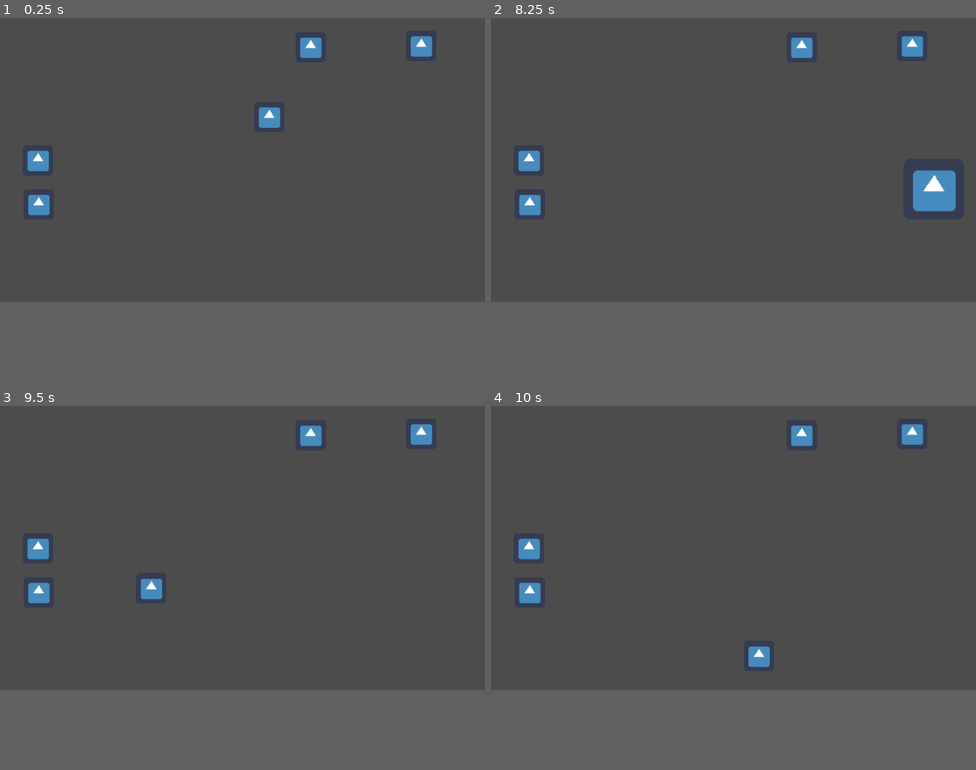
Above: before the commit, frames 1-4 (two rows, left to right).
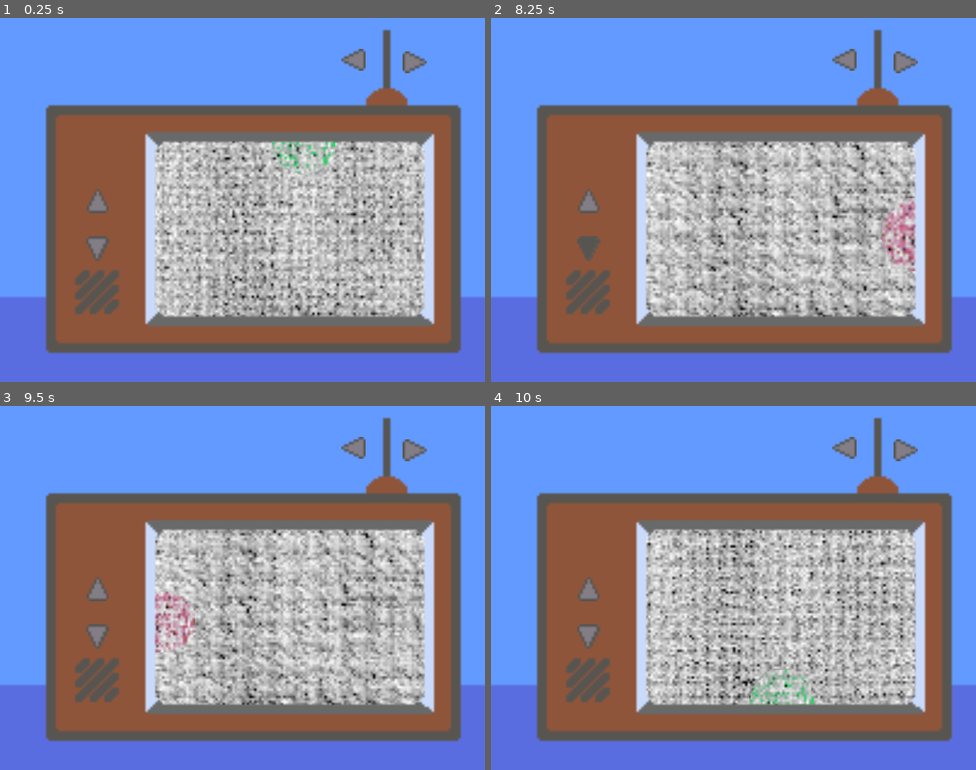
Above: after the commit, the same moments.

Repository: T4g1/gd-wildjam18
Game: Godot game, scene res://levels/puzzles/TVPuzzle.tscn
Two runs of this game, one before a commit and one after it. Both use one fixed random seed, a clock stepped at 60 frames per second and the inputs below. This scene is started directly instead of the project's main scene. The engine's default icon, where the game draws it, is replaced by a stand-in: a white triangle on a blue panel in a dark square.
Inputs:
- Up to frame 1 (0.25 s): no input
- Up to frame 2 (8.25 s): tap Enter (ui_accept) at 0.5, 0.77, 1.52, 3.02, 3.77, 4.52, 6.02, 6.77, 7.52 s; hold Right (ui_right) 0.53-1.28 s; hold E (interact) 0.53-1.28 s; hold Down (ui_down) 1.28-2.03 s; tap E (interact) every 1.5 s from 1.35 to 7.35 s; hold Right (ui_right) 2.03-2.78 s; hold E (interact) 2.03-2.78 s; hold Up (ui_up) 2.78-3.53 s; hold E (interact) 3.53-4.28 s; hold Left (ui_left) 3.53-5.03 s; hold Down (ui_down) 5.03-5.78 s; hold E (interact) 5.03-5.78 s; hold Right (ui_right) 5.78-6.53 s; hold Up (ui_up) 6.53-7.28 s; hold E (interact) 6.53-7.28 s; hold Right (ui_right) 7.28-8.03 s; hold Down (ui_down) from 8.03 s (still down); hold E (interact) from 8.03 s (still down)
- Up to frame 3 (9.5 s): release Down (ui_down) at 8.78 s; release E (interact) at 8.78 s; hold Left (ui_left) from 8.78 s (still down); tap E (interact) at 8.85 s; tap Enter (ui_accept) at 9.02 s
- Up to frame 4 (10 s): release Left (ui_left) at 9.53 s; hold Up (ui_up) from 9.53 s (still down); hold E (interact) from 9.53 s (still down); tap Enter (ui_accept) at 9.77 s
The window is 800x468 before the commit and 800x600 after it. Grey fills any space a smaller window leaves; there, only what the larger window draws over its background counts as a difference.

The runs differ from the first frame. In frame 1, 86% of the frame differs, in the area x 0-100%, y 0-93%; in frame 2, 86%; in frame 3, 86%; in frame 4, 86%.

Commit message:
[add] Assets for the puzzle

Diff:
--- a/assets/TVPuzzle_arrow_spriteframes.tres
+++ b/assets/TVPuzzle_arrow_spriteframes.tres
@@ -1,12 +1,11 @@
-[gd_resource type="SpriteFrames" load_steps=2 format=2]
+[gd_resource type="SpriteFrames" load_steps=3 format=2]
 
-[ext_resource path="res://assets/images/icon.png" type="Texture" id=1]
-
-
+[ext_resource path="res://assets/images/level1/button_pressed.png" type="Texture" id=1]
+[ext_resource path="res://assets/images/level1/button.png" type="Texture" id=2]
 
 [resource]
 animations = [ {
-"frames": [ ExtResource( 1 ) ],
+"frames": [ ExtResource( 2 ) ],
 "loop": true,
 "name": "default",
 "speed": 5.0
--- a/assets/TVPuzzle_clue_spriteframes.tres
+++ b/assets/TVPuzzle_clue_spriteframes.tres
@@ -1,12 +1,12 @@
-[gd_resource type="SpriteFrames" load_steps=2 format=2]
+[gd_resource type="SpriteFrames" load_steps=4 format=2]
 
-[ext_resource path="res://assets/images/icon.png" type="Texture" id=1]
-
-
+[ext_resource path="res://assets/images/level1/clue3.png" type="Texture" id=1]
+[ext_resource path="res://assets/images/level1/clue2.png" type="Texture" id=2]
+[ext_resource path="res://assets/images/level1/clue.png" type="Texture" id=3]
 
 [resource]
 animations = [ {
-"frames": [ ExtResource( 1 ) ],
+"frames": [ ExtResource( 3 ), ExtResource( 1 ), ExtResource( 2 ) ],
 "loop": true,
 "name": "default",
 "speed": 5.0
--- a/levels/puzzles/TVPuzzle.gd
+++ b/levels/puzzles/TVPuzzle.gd
@@ -19,6 +19,7 @@
 export (int, 0, 4) var initial_antenna = 0
 export (int, 0, 4) var initial_channel = 0
 export (int) var max_win_streak = 4
+export (float) var size_factor = 0.2
 
 var state = Vector2(0, 0)
 var correct_move = Vector2(0, 0)
@@ -134,7 +135,7 @@
 	Show a visual clue to the player
 	"""
 	clue.visible = true
-	clue.scale = Vector2(1, 1) + Vector2(1, 1) * win_streak
+	clue.scale = Vector2(1, 1) + Vector2(size_factor, size_factor) * win_streak
 
 
 func has_won() -> bool:
--- a/levels/puzzles/TVPuzzle.tscn
+++ b/levels/puzzles/TVPuzzle.tscn
@@ -1,50 +1,83 @@
-[gd_scene load_steps=4 format=2]
+[gd_scene load_steps=9 format=2]
 
 [ext_resource path="res://levels/puzzles/TVPuzzle.gd" type="Script" id=1]
 [ext_resource path="res://assets/TVPuzzle_clue_spriteframes.tres" type="SpriteFrames" id=2]
 [ext_resource path="res://assets/TVPuzzle_arrow_spriteframes.tres" type="SpriteFrames" id=3]
+[ext_resource path="res://assets/images/level1/tv.png" type="Texture" id=4]
+[ext_resource path="res://assets/images/level1/noise2.png" type="Texture" id=5]
+[ext_resource path="res://assets/images/level1/noise1.png" type="Texture" id=6]
+[ext_resource path="res://assets/images/level1/noise3.png" type="Texture" id=7]
+
+[sub_resource type="SpriteFrames" id=1]
+animations = [ {
+"frames": [ ExtResource( 6 ), ExtResource( 5 ), ExtResource( 7 ) ],
+"loop": true,
+"name": "default",
+"speed": 10.0
+}, {
+"frames": [  ],
+"loop": true,
+"name": "fixed",
+"speed": 5.0
+} ]
 
 [node name="TVPuzzle" type="Node2D"]
 script = ExtResource( 1 )
 
+[node name="Screen" type="AnimatedSprite" parent="."]
+position = Vector2( 119.278, 87.3777 )
+frames = SubResource( 1 )
+playing = true
+
 [node name="Clues" type="Node2D" parent="."]
 
 [node name="LeftClue" type="AnimatedSprite" parent="Clues"]
-position = Vector2( 319.33, 385.201 )
+position = Vector2( 67.3981, 88.9478 )
 frames = ExtResource( 2 )
+frame = 2
+playing = true
 
 [node name="RighClue" type="AnimatedSprite" parent="Clues"]
-position = Vector2( 935.079, 362.289 )
+position = Vector2( 176.951, 89.3628 )
 frames = ExtResource( 2 )
+frame = 2
+playing = true
 
 [node name="TopClue" type="AnimatedSprite" parent="Clues"]
-position = Vector2( 568.493, 209.068 )
+position = Vector2( 125.28, 51.6106 )
 frames = ExtResource( 2 )
+frame = 2
+playing = true
 
 [node name="BottomClue" type="AnimatedSprite" parent="Clues"]
-position = Vector2( 565.629, 528.398 )
+position = Vector2( 120.083, 121.341 )
 frames = ExtResource( 2 )
+frame = 2
+playing = true
+
+[node name="Background" type="Sprite" parent="."]
+texture = ExtResource( 4 )
+centered = false
 
 [node name="Channel" type="Node2D" parent="."]
 
 [node name="Up" type="AnimatedSprite" parent="Channel"]
-position = Vector2( 80.1905, 300.714 )
+position = Vector2( 40.333, 75.3967 )
+rotation = 3.14159
 frames = ExtResource( 3 )
-animation = "pressed"
 
 [node name="Down" type="AnimatedSprite" parent="Channel"]
-position = Vector2( 81.6226, 393.793 )
+position = Vector2( 40, 95 )
 frames = ExtResource( 3 )
-animation = "pressed"
 
 [node name="Antenna" type="Node2D" parent="."]
 
 [node name="Left" type="AnimatedSprite" parent="Antenna"]
-position = Vector2( 655.844, 61.5748 )
+position = Vector2( 145.872, 17.2709 )
+rotation = 1.5708
 frames = ExtResource( 3 )
-animation = "pressed"
 
 [node name="Right" type="AnimatedSprite" parent="Antenna"]
-position = Vector2( 889.255, 58.7108 )
+position = Vector2( 170.993, 18.2231 )
+rotation = -1.5708
 frames = ExtResource( 3 )
-animation = "pressed"
--- a/project.godot
+++ b/project.godot
@@ -64,6 +64,13 @@
 
 Utils="*res://sources/Utils.gd"
 
+[display]
+
+window/size/width=200
+window/size/height=150
+window/stretch/mode="2d"
+window/stretch/aspect="keep"
+
 [input]
 
 interact={
Binary file added: assets/images/level1/button.png
Not shown, added: assets/images/level1/button.png.import
Binary file added: assets/images/level1/button_pressed.png
Not shown, added: assets/images/level1/button_pressed.png.import
Binary file added: assets/images/level1/clue.png
Not shown, added: assets/images/level1/clue.png.import
Binary file added: assets/images/level1/clue2.png
Not shown, added: assets/images/level1/clue2.png.import
Binary file added: assets/images/level1/clue3.png
Not shown, added: assets/images/level1/clue3.png.import
Binary file added: assets/images/level1/noise1.png
Not shown, added: assets/images/level1/noise1.png.import
(and 6 more such lines)
